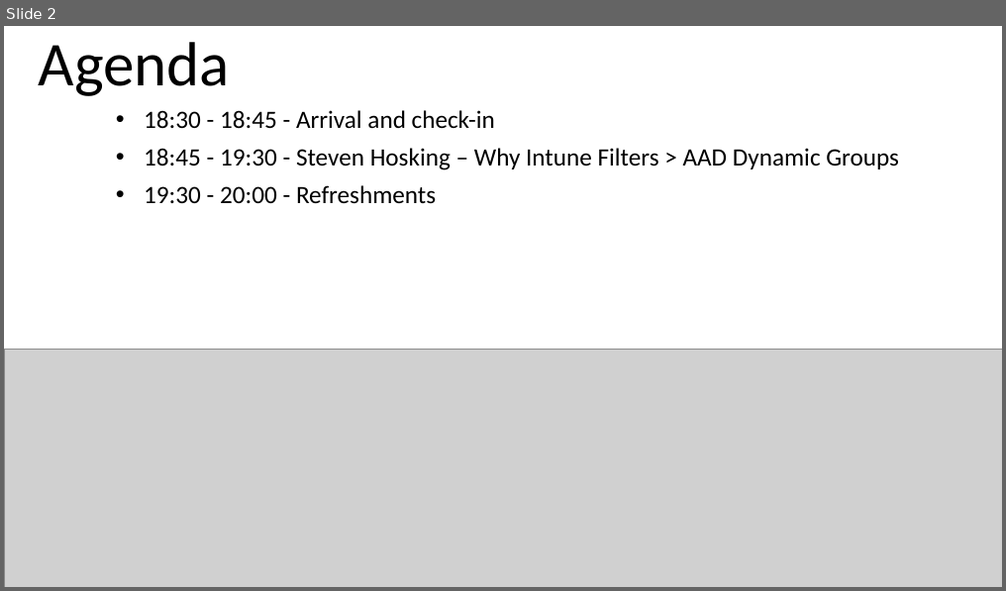
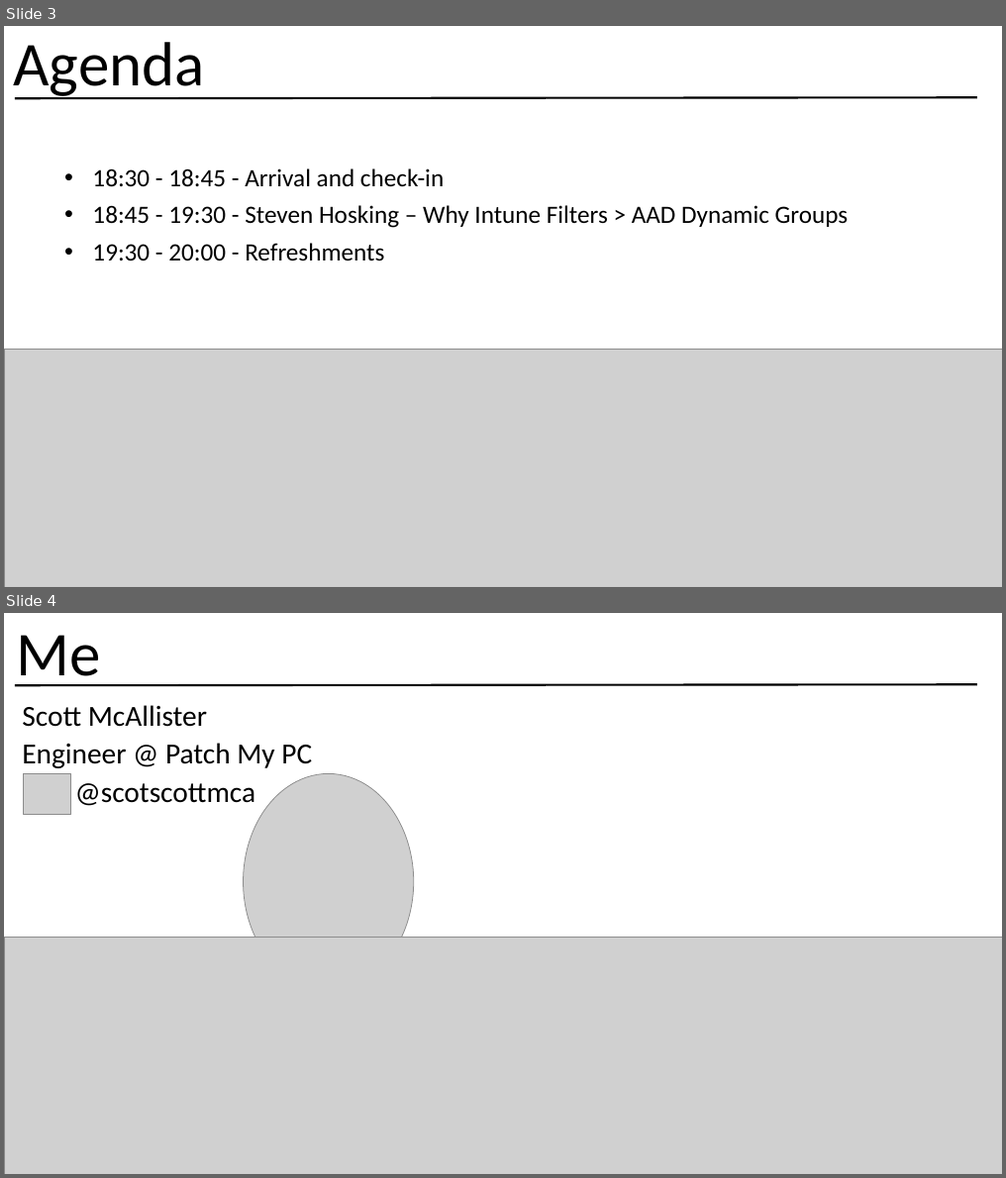
Before and after one commit to smcallister594/memugscotland, a slide deck: MEMUGScotland-Resources/Slides/31st-August-2022.pptx. Shown one above the other, each under a label of ours: slide 2 before the commit, slides 3 and 4 after it. The pictures are 1006x591 and 1006x1178 pixels, drawn with LibreOffice and Linux fonts; fonts in the diff are those of the drawing; grey boxes stand for pictures. Boxes give left, top, right and bottom in pixels: in the first picture for what was removed or moved away, otherwise in the second. Text is boxed around its words. In the diff, an @@ line names an element or a change of style, - is before the commit and + after.

```diff
--- a/MEMUGScotland-Resources/Slides/31st-August-2022.pptx
+++ b/MEMUGScotland-Resources/Slides/31st-August-2022.pptx
@@ slide 4 added at [4,613,1002,1174], background #FFFFFF @@
@@ text added at [16,635,100,687], 60 pt, text #000000 @@
+Me
@@ line added from (15, 685) to (977, 685), #000000 2 pt @@
@@ text added at [22,705,312,806], 28 pt, text #000000 @@
+Scott McAllister
+Engineer @ Patch My PC
+@scotscottmca
@@ picture added at [24,774,70,814] @@
@@ picture added at [244,774,414,990] @@
@@ picture added at [4,937,1002,1174] @@
@@ what was slide 2 is now slide 3 @@
@@ slide 3 changed as well @@
@@ title "Agenda" rewrapped from [39,42,230,96] to [13,42,204,100] @@
@@ line added from (15, 98) to (977, 98), #000000 2 pt @@
@@ subtitle "18:30 - 18:45 - Arrival ...": place and size @@
-subtitle "18:30 - 18:45 - Arrival ..." at [144,110,899,204]
+subtitle "18:30 - 18:45 - Arrival ..." at [92,169,848,262]
```
Also in this commit, not shown: 3 other slides changed, 2 other slides added, 5 other files.
